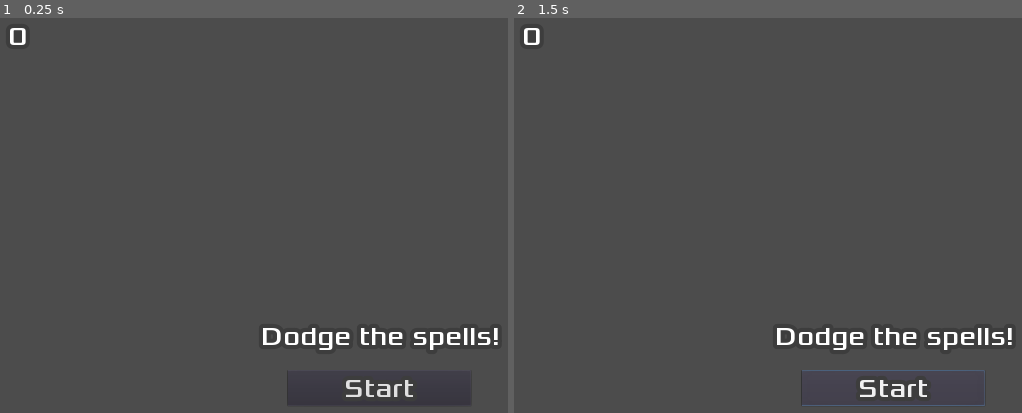
Above: before the commit, frames 1-2 (left to right).
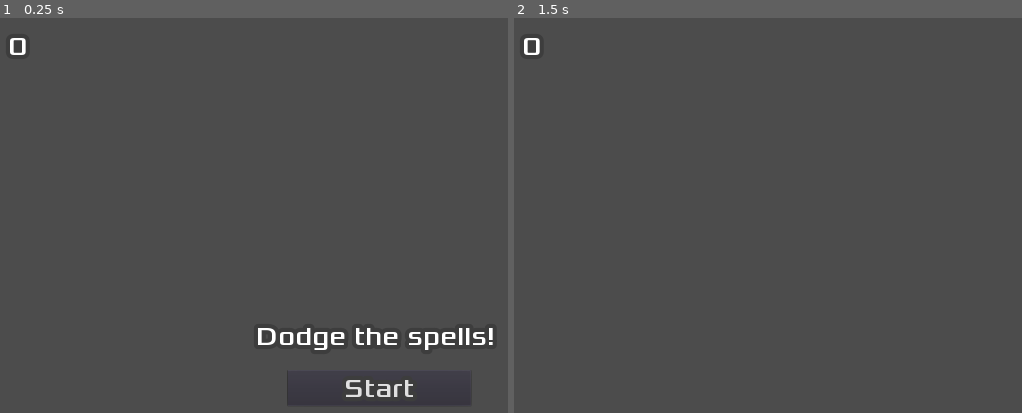
Above: after the commit, the same moments.

Repository: GeO-Ch/Arc-Knight
Game: Godot game, scene res://HUD.tscn
Two runs of this game, one before a commit and one after it. Both use one fixed random seed, a clock stepped at 60 frames per second and the inputs below. This scene is started directly instead of the project's main scene.
Inputs (mouse positions are in pixels of both pictures, inside the frame that each line leads up to):
- Up to frame 1 (0.25 s): no input
- Up to frame 2 (1.5 s): click "Start" at 0.5 s; click (895, 389) at 1.25 s, where only the run before the commit has a clickable "Start"

The runs differ from the first frame. In frame 1, 1.3% of the frame differs, in the area x 1-99%, y 2-85%; in frame 2, 1.4%, in the area x 1-99%, y 2-99%.

Commit message:
Fix start game signal, alter death message and restart game.

Diff:
--- a/HUD.gd
+++ b/HUD.gd
@@ -9,14 +9,17 @@
 	$MessageTimer.start()
 
 func show_game_over():
-	show_message("Game Over")
+	show_message("YOU DIED")
+
 	# Wait until the MessageTimer has counted down.
 	yield($MessageTimer, "timeout")
 
-	$Message.text = "Dodge the\nCreeps!"
+	$Message.text = "Try again"
 	$Message.show()
+
 	# Make a one-shot timer and wait for it to finish.
 	yield(get_tree().create_timer(1), "timeout")
+	$StartButton.text = "Restart"
 	$StartButton.show()
 
 func update_score(score):
@@ -25,6 +28,7 @@
 
 func _on_StartButton_pressed():
 	$StartButton.hide()
+	$Message.hide()
 	emit_signal("start_game")
 
 func _on_MessageTimer_timeout():
--- a/HUD.tscn
+++ b/HUD.tscn
@@ -9,14 +9,10 @@
 outline_color = Color( 0.239216, 0.239216, 0.239216, 1 )
 font_data = ExtResource( 1 )
 
-[node name="Control" type="Control"]
-anchor_right = 1.0
-anchor_bottom = 1.0
-
-[node name="HUD" type="CanvasLayer" parent="."]
+[node name="HUD" type="CanvasLayer"]
 script = ExtResource( 2 )
 
-[node name="StartButton" type="Button" parent="HUD"]
+[node name="StartButton" type="Button" parent="."]
 margin_left = 712.0
 margin_top = 872.0
 margin_right = 1152.0
@@ -24,22 +20,25 @@
 custom_fonts/font = SubResource( 1 )
 text = "Start"
 
-[node name="ScoreLabel" type="Label" parent="HUD"]
+[node name="ScoreLabel" type="Label" parent="."]
 margin_left = 40.0
-margin_top = 32.0
+margin_top = 56.0
 margin_right = 432.0
-margin_bottom = 110.0
+margin_bottom = 134.0
 custom_fonts/font = SubResource( 1 )
 text = "0"
 
-[node name="Message" type="Label" parent="HUD"]
-margin_left = 648.0
+[node name="Message" type="Label" parent="."]
+margin_left = 512.0
 margin_top = 752.0
-margin_right = 1223.0
+margin_right = 1336.0
 margin_bottom = 830.0
 custom_fonts/font = SubResource( 1 )
 text = "Dodge the spells!"
+align = 1
 
-[node name="MessageTimer" type="Timer" parent="HUD"]
-wait_time = 2.0
+[node name="MessageTimer" type="Timer" parent="."]
+wait_time = 3.0
 one_shot = true
+
+[connection signal="pressed" from="StartButton" to="." method="_on_StartButton_pressed"]
--- a/Main.gd
+++ b/Main.gd
@@ -7,21 +7,24 @@
 # Called when the node enters the scene tree for the first time.
 func _ready():
 	randomize()
-	new_game() # Replace with function body.
 
 
 func game_over():
 	$ScoreTimer.stop()
 	$MobTimer.stop()
+	$HUD.show_game_over()
 
 
 func new_game():
 	score = 0
 	$Player.start($StartPosition.position)
 	$StartTimer.start()
+	$HUD.update_score(score)
+	get_tree().call_group("spells", "queue_free")
 
 func _on_ScoreTimer_timeout():
-	score += 1
+	score += 10
+	$HUD.update_score(score)
 
 func _on_StartTimer_timeout():
 	$MobTimer.start()
--- a/Main.tscn
+++ b/Main.tscn
@@ -245,3 +245,4 @@
 [connection signal="timeout" from="MobTimer" to="." method="_on_MobTimer_timeout"]
 [connection signal="timeout" from="ScoreTimer" to="." method="_on_ScoreTimer_timeout"]
 [connection signal="timeout" from="StartTimer" to="." method="_on_StartTimer_timeout"]
+[connection signal="start_game" from="HUD" to="." method="new_game"]
--- a/RigidBody2D.tscn
+++ b/RigidBody2D.tscn
@@ -45,7 +45,7 @@
 radius = 22.0
 height = 0.0
 
-[node name="RigidBody2D" type="RigidBody2D"]
+[node name="RigidBody2D" type="RigidBody2D" groups=["spells"]]
 position = Vector2( 679, 293 )
 collision_mask = 0
 gravity_scale = 0.0
@@ -63,7 +63,7 @@
 [node name="AnimatedSprite" type="AnimatedSprite" parent="."]
 frames = SubResource( 7 )
 animation = "state"
-frame = 2
+frame = 5
 playing = true
 __meta__ = {
 "_edit_group_": true,
